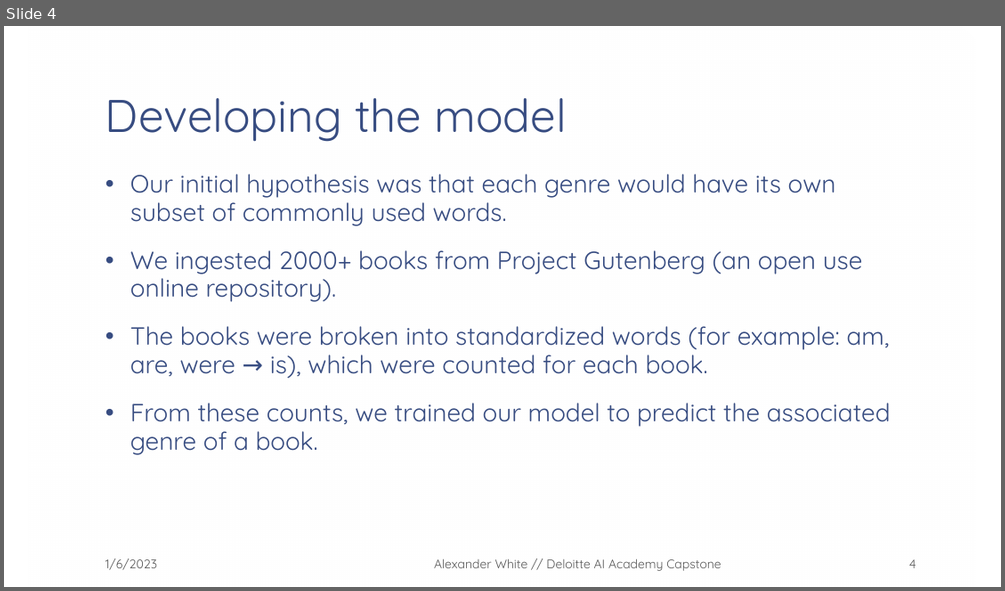
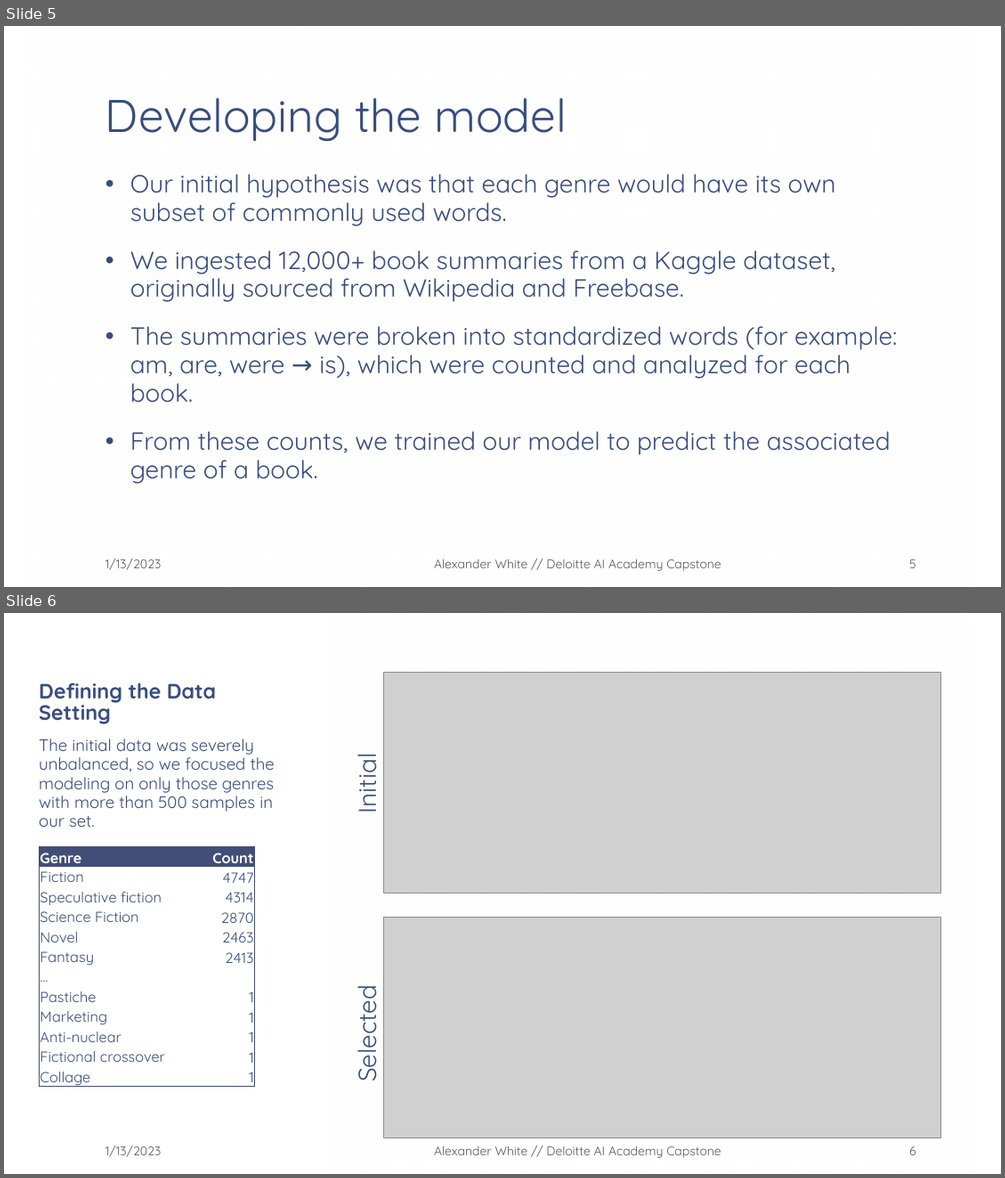
Before and after one commit to SolivagantAI/AI-Academy-Capstone, a slide deck: Presentations/Machine Learning in the Milieu.pptx. Shown one above the other, each under a label of ours: slide 4 before the commit, slides 5 and 6 after it. The pictures are 1005x591 and 1005x1178 pixels, drawn with LibreOffice and Linux fonts; fonts in the diff are those of the drawing; grey boxes stand for pictures; background and template pictures are left out. Boxes give left, top, right and bottom in pixels: in the first picture for what was removed or moved away, otherwise in the second. Text is boxed around its words. In the diff, an @@ line names an element or a change of style, - is before the commit and + after.

```diff
--- a/Presentations/Machine Learning in the Milieu.pptx
+++ b/Presentations/Machine Learning in the Milieu.pptx
@@ slide 6 added at <box>4,613,1001,1174</box>, background picture (left out) @@
@@ rectangle added at <box>328,613,975,1174</box>, fill gradient #FFFFFF @@
@@ title added at <box>39,682,216,724</box>, 20 pt, text #374C81, bold @@
+Defining the Data Setting
@@ picture added at <box>384,672,940,893</box> @@
@@ text added at <box>39,738,275,827</box>, 16 pt, text #374C81 @@
+The initial data was severely unbalanced, so we focused the modeling on only those genres with more than 500 samples in our set.
@@ text added at <box>347,758,384,811</box>, 24 pt, text #374C81 @@
+Initial
@@ table added at <box>39,847,254,1090</box>, 12 rows, 2 columns @@
+Genre | Count
+Fiction | 4747
+Speculative fiction | 4314
+Science Fiction | 2870
+Novel | 2463
+Fantasy | 2413
+… | 
+Pastiche | 1
+Marketing | 1
+Anti-nuclear | 1
+Fictional crossover | 1
+Collage | 1
@@ picture added at <box>384,916,940,1138</box> @@
@@ text added at <box>347,994,384,1079</box>, 24 pt, text #374C81 @@
+Selected
@@ text added at <box>105,1145,162,1157</box>, 12 pt, text #595959 @@
+1/13/2023
@@ text added at <box>434,1146,720,1158</box>, 12 pt, text #595959 @@
+Alexander White // Deloitte AI Academy Capstone
@@ page number added at <box>909,1146,916,1155</box>, 12 pt, text #595959 @@
+6
@@ what was slide 4 is now slide 5 @@
@@ slide 5 changed as well @@
@@ text at <box>130,250,897,402</box>: text changed @@
-• We ingested 2000+ books from Project Gutenberg (an open use online repository).
-• The books were broken into standardized words (for example: am, are, were → is), which were counted for each book.
+• We ingested 12,000+ book summaries from a Kaggle dataset, originally sourced from Wikipedia and Freebase.
+• The summaries were broken into standardized words (for example: am, are, were → is), which were counted and analyzed for each book.
@@ text at <box>105,558,162,570</box>: text changed @@
-1/6/2023
+1/13/2023
@@ page number at <box>909,559,916,568</box>: text changed @@
-4
+5
```
Also in this commit, not shown: 6 other slides changed, 5 other slides added, 1 slide removed, 1 other file.
